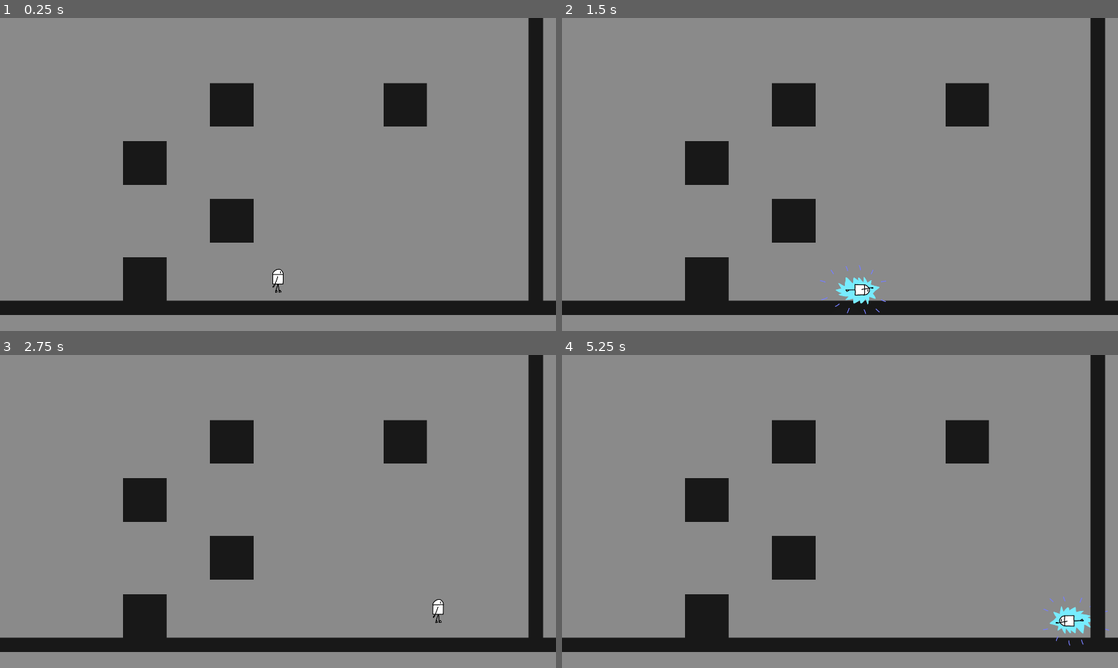
Above: before the commit, frames 1-4 (two rows, left to right).
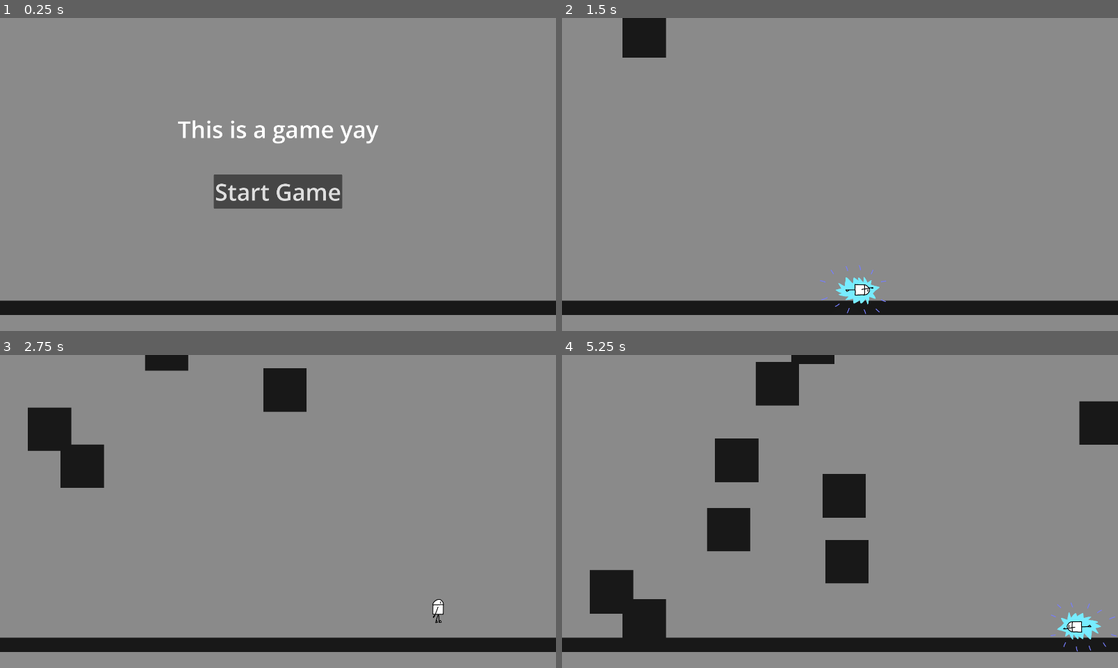
Above: after the commit, the same moments.

Repository: JueSung/holes_in_the_wall
Game: Godot game, scene res://main.tscn
Two runs of this game, one before a commit and one after it. Both use one fixed random seed, a clock stepped at 60 frames per second and the inputs below.
Inputs (mouse positions are in pixels of both pictures, inside the frame that each line leads up to):
- Up to frame 1 (0.25 s): no input
- Up to frame 2 (1.5 s): click (840, 190) at 0.5 s, where only the run after the commit has a clickable "Start Game"; hold D (right) from 1.28 s (still down); tap Tab (dash) at 1.35 s
- Up to frame 3 (2.75 s): keep holding D (right); tap W (up) at 1.52, 2.27 s; tap Tab (dash) at 2.1 s
- Up to frame 4 (5.25 s): release D (right) at 2.78 s; hold A (left) 2.78-3.53 s; tap Tab (dash) every 0.75 s from 2.85 to 5.1 s; hold D (right) 3.53-5.03 s; tap W (up) at 3.77, 4.52 s; hold A (left) from 5.03 s (still down)

The runs differ from the first frame. In frame 1, 11% of the frame differs, in the area x 22-98%, y 0-91%; in frame 2, 9.0%; in frame 3, 12%; in frame 4, 16%, in the area x 5-100%, y 0-95%.

Commit message:
some animation bugs, basic upward movement game, EXPORT

Diff:
--- a/main.gd
+++ b/main.gd
@@ -7,6 +7,7 @@
 var objects : Array = []
 
 func _ready():
+	set_physics_process(false)
 	# set floor
 	var floor_rect = RectangleShape2D.new()
 	floor_rect.size = Vector2(2000, 50)
@@ -19,99 +20,125 @@
 
 	# set player - TODO move to start_game()
 	player = load("res://player.tscn").instantiate()
-	player.global_position = Vector2(1920/2., 900)
+	player.global_position = Vector2(-200., -200.)
+	player.set_physics_process(false)
 	add_child(player)
 
 
 
 	# temp object
-	var temp_obj = load("res://object.tscn").instantiate()
-	var rect = RectangleShape2D.new()
-	rect.size = Vector2(150,150)
-	temp_obj.get_node("CollisionShape2D").shape = rect
-	temp_obj.global_position = Vector2(500,900)
-	temp_obj.get_node("TextureRect").size = Vector2(150,150)
-	temp_obj.get_node("TextureRect").position = Vector2(-75,-75)
-	add_child(temp_obj)
+	# var temp_obj = load("res://object.tscn").instantiate()
+	# var rect = RectangleShape2D.new()
+	# rect.size = Vector2(150,150)
+	# temp_obj.get_node("CollisionShape2D").shape = rect
+	# temp_obj.global_position = Vector2(700,300)
+	# temp_obj.get_node("TextureRect").size = Vector2(150,150)
+	# temp_obj.get_node("TextureRect").position = Vector2(-75,-75)
+	# add_child(temp_obj)
 
-	temp_obj = load("res://object.tscn").instantiate()
-	rect = RectangleShape2D.new()
-	rect.size = Vector2(150,150)
-	temp_obj.get_node("CollisionShape2D").shape = rect
-	temp_obj.global_position = Vector2(800,700)
-	temp_obj.get_node("TextureRect").size = Vector2(150,150)
-	temp_obj.get_node("TextureRect").position = Vector2(-75,-75)
-	add_child(temp_obj)
+	# temp_obj = load("res://object.tscn").instantiate()
+	# rect = RectangleShape2D.new()
+	# rect.size = Vector2(150,150)
+	# temp_obj.get_node("CollisionShape2D").shape = rect
+	# temp_obj.global_position = Vector2(900,1000)
+	# temp_obj.get_node("TextureRect").size = Vector2(150,150)
+	# temp_obj.get_node("TextureRect").position = Vector2(-75,-75)
+	# add_child(temp_obj)
 
-	temp_obj = load("res://object.tscn").instantiate()
-	rect = RectangleShape2D.new()
-	rect.size = Vector2(150,150)
-	temp_obj.get_node("CollisionShape2D").shape = rect
-	temp_obj.global_position = Vector2(500,500)
-	temp_obj.get_node("TextureRect").size = Vector2(150,150)
-	temp_obj.get_node("TextureRect").position = Vector2(-75,-75)
-	add_child(temp_obj)
+	# temp_obj = load("res://object.tscn").instantiate()
+	# rect = RectangleShape2D.new()
+	# rect.size = Vector2(150,150)
+	# temp_obj.get_node("CollisionShape2D").shape = rect
+	# temp_obj.global_position = Vector2(1400,700)
+	# temp_obj.get_node("TextureRect").size = Vector2(150,150)
+	# temp_obj.get_node("TextureRect").position = Vector2(-75,-75)
+	# add_child(temp_obj)
 
-	temp_obj = load("res://object.tscn").instantiate()
-	rect = RectangleShape2D.new()
-	rect.size = Vector2(150,150)
-	temp_obj.get_node("CollisionShape2D").shape = rect
-	temp_obj.global_position = Vector2(800,300)
-	temp_obj.get_node("TextureRect").size = Vector2(150,150)
-	temp_obj.get_node("TextureRect").position = Vector2(-75,-75)
-	add_child(temp_obj)
+	# temp_obj = load("res://object.tscn").instantiate()
+	# rect = RectangleShape2D.new()
+	# rect.size = Vector2(150,150)
+	# temp_obj.get_node("CollisionShape2D").shape = rect
+	# temp_obj.global_position = Vector2(900,500)
+	# temp_obj.get_node("TextureRect").size = Vector2(150,150)
+	# temp_obj.get_node("TextureRect").position = Vector2(-75,-75)
+	# add_child(temp_obj)
 
-	temp_obj = load("res://object.tscn").instantiate()
-	rect = RectangleShape2D.new()
-	rect.size = Vector2(150,150)
-	temp_obj.get_node("CollisionShape2D").shape = rect
-	temp_obj.global_position = Vector2(1400,300)
-	temp_obj.get_node("TextureRect").size = Vector2(150,150)
-	temp_obj.get_node("TextureRect").position = Vector2(-75,-75)
-	add_child(temp_obj)
+	# temp_obj = load("res://object.tscn").instantiate()
+	# rect = RectangleShape2D.new()
+	# rect.size = Vector2(150,150)
+	# temp_obj.get_node("CollisionShape2D").shape = rect
+	# temp_obj.global_position = Vector2(1400,300)
+	# temp_obj.get_node("TextureRect").size = Vector2(150,150)
+	# temp_obj.get_node("TextureRect").position = Vector2(-75,-75)
+	# add_child(temp_obj)
 
-	temp_obj = load("res://object.tscn").instantiate()
-	rect = RectangleShape2D.new()
-	rect.size = Vector2(50,1000)
-	temp_obj.get_node("CollisionShape2D").shape = rect
-	temp_obj.global_position = Vector2(1850,500)
-	temp_obj.get_node("TextureRect").size = Vector2(50,1000)
-	temp_obj.get_node("TextureRect").position = Vector2(-25,-500)
-	add_child(temp_obj)
+	# temp_obj = load("res://object.tscn").instantiate()
+	# rect = RectangleShape2D.new()
+	# rect.size = Vector2(50,1000)
+	# temp_obj.get_node("CollisionShape2D").shape = rect
+	# temp_obj.global_position = Vector2(1850,500)
+	# temp_obj.get_node("TextureRect").size = Vector2(50,1000)
+	# temp_obj.get_node("TextureRect").position = Vector2(-25,-500)
+	# add_child(temp_obj)
+
+
+var five_seconds = 5.
+var total_time = 0.0
+func _physics_process(delta: float) -> void:
+	total_time += delta
+
+	five_seconds -= delta
+	if five_seconds <= 0:
+		$Floor/CollisionShape2D.disabled = true
+		$Floor.visible = false
+
+	timer -= delta
+	if timer <= 0:
+		timer = .5 + int(total_time/5.) * 0.1
+	else:
+		return
+
+	var obj_inst = preload("res://object.tscn").instantiate()
+
+
+	obj_inst.get_node("CollisionShape2D").shape = RectangleShape2D.new()
+	obj_inst.get_node("CollisionShape2D").shape.size = Vector2(150, 150)
+	obj_inst.get_node("TextureRect").size = Vector2(150, 150)
+	obj_inst.get_node("TextureRect").position = Vector2(-75, -75)
+	obj_inst.global_position = Vector2(randf() * 1920, -200)
+	obj_inst.linear_velocity = Vector2(0, 300)
+
+	objects.append(obj_inst)
+
+	add_child(obj_inst)
 
 
 
-# func _physics_process(delta: float) -> void:
-# 	timer -= delta
-# 	if timer <= 0:
-# 		timer = .025
-# 	else:
-# 		return
+	if player.global_position.y >= 1300:
+		end_game()
 
-# 	var num_times = 1
-# 	for i in range(num_times):
-# 			# spawn object along top
-# 			var obj_inst = preload("res://object.tscn").instantiate()
-# 			var dim = Vector2(int(randf() * 150 + 10), int(randf() * 150 + 10))
 
-# 			obj_inst.get_node("CollisionShape2D").shape = RectangleShape2D.new()
-# 			obj_inst.get_node("CollisionShape2D").shape.size.x = dim.x
-# 			obj_inst.get_node("CollisionShape2D").shape.size.y = dim.y
-# 			obj_inst.get_node("TextureRect").size = dim
-# 			obj_inst.get_node("TextureRect").position = dim / -2.
-# 			var side = int(randf() * 2)
-# 			var speed = randf() * 1000 + 300
-# 			#obj_inst.setUp(side)
-# 			match side:
-# 				0: # bottom
-# 					obj_inst.linear_velocity = speed * Vector2(0, -1)
-# 					obj_inst.global_position = Vector2(randf() * 1920 * 2, 1200)
-# 				1: # left
-# 					obj_inst.linear_velocity = speed * Vector2(1, 0)
-# 					obj_inst.global_position = Vector2(-200, randf() * 1920 * 2)
-# 				2: # right
-# 					obj_inst.linear_velocity = speed * Vector2(-1, 0)
-# 					obj_inst.global_position = Vector2(1920 * 2 + 200, randf() * 1920 * 2)
-# 			objects.append(obj_inst)
 
-# 			add_child(obj_inst)
+func end_game():
+	$HUD.visible = true
+	set_physics_process(false)
+	player.set_physics_process(false)
+	$HUD/Label.text = "You died L"
+	for i in range(len(objects)):
+		if is_instance_valid(objects[i]):
+			objects[i].queue_free()
+	objects = []
+
+func start_game():
+	$HUD.visible = false
+	$Floor/CollisionShape2D.disabled = false
+	$Floor.visible = true
+	player.global_position = Vector2(1920/2., 900)
+	player.set_physics_process(true)
+	five_seconds = 5.
+	total_time = 0.0
+	set_physics_process(true)
+
+func remove_object(obj):
+	objects.erase(obj)
+	obj.queue_free()
--- a/main.tscn
+++ b/main.tscn
@@ -7,3 +7,23 @@
 script = ExtResource("1_ig7tw")
 
 [node name="Floor" parent="." unique_id=117271720 instance=ExtResource("2_0xm2m")]
+
+[node name="HUD" type="CanvasLayer" parent="." unique_id=807961327]
+
+[node name="Start" type="Button" parent="HUD" unique_id=455966385]
+offset_left = 738.0
+offset_top = 540.0
+offset_right = 1182.0
+offset_bottom = 658.0
+theme_override_font_sizes/font_size = 80
+text = "Start Game"
+
+[node name="Label" type="Label" parent="HUD" unique_id=792982399]
+offset_left = 614.0
+offset_top = 328.0
+offset_right = 1307.0
+offset_bottom = 438.0
+theme_override_font_sizes/font_size = 80
+text = "This is a game yay"
+
+[connection signal="pressed" from="HUD/Start" to="." method="start_game"]
--- /dev/null
+++ b/object.gd
@@ -0,0 +1,7 @@
+extends RigidBody2D
+
+
+
+func _physics_process(_delta: float) -> void:
+    if global_position.y > 1300:
+        get_parent().remove_object(self)
--- a/object.tscn
+++ b/object.tscn
@@ -1,4 +1,6 @@
 [gd_scene format=3 uid="uid://vhqsw8dnxjbh"]
+
+[ext_resource type="Script" uid="uid://ch368hy3c3gsp" path="res://object.gd" id="1_l2ofb"]
 
 [sub_resource type="RectangleShape2D" id="RectangleShape2D_rfk7t"]
 
@@ -6,6 +8,7 @@
 disable_mode = 1
 collision_mask = 0
 gravity_scale = 0.0
+script = ExtResource("1_l2ofb")
 
 [node name="CollisionShape2D" type="CollisionShape2D" parent="." unique_id=2022805812]
 shape = SubResource("RectangleShape2D_rfk7t")
--- a/player.gd
+++ b/player.gd
@@ -39,7 +39,8 @@
 var COYOTE_TIME_POST_DASH := 0.1 # for after dashing, need a bit more maybe keep TODO
 var coyote_timer := 0.
 
-var prev_dir := Vector2i(0,0) # for animation stuff
+var prev_nonzero_dir := Vector2i(0,0) # for animation stuff (specifically nonzero for horizontal)
+var prev_dir := Vector2i(0,0) # actual prev_dir
 var prev_velocity := Vector2(0,0)
 var land_finished := true # for moving from animation "land" to "idle" or "run"
 const LAND_SPEED_THRESHOLD := 800. # vertical speed cutoff to run "land" animation
@@ -90,7 +91,7 @@
 			coyote_timer = COYOTE_TIME_POST_DASH
 			dash_cooldown_timer = DASH_COOLDOWN
 
-			set_animation("idle" if is_on_floor() else "jump", Vector2.ZERO)
+			set_animation("idle" if is_on_floor() else "jump", prev_nonzero_dir)
 
 	if coyote_timer > 0:
 		coyote_timer -= delta
@@ -262,23 +263,25 @@
 	# 	"wall_clutch":
 	# 		$AnimatedSprite2D.scale = Vector2(0.1 * (1 - abs(velocity.y/6000.)), 0.1 * (1+abs(velocity.y / 6000.)))
 
-	if !dashing && !dash_pause_timer > 0 && dir.x != prev_dir.x:
+	if !dashing && !dash_pause_timer > 0 && dir.x != prev_nonzero_dir.x:
 		set_animation("", dir)
+	if dir.x != 0:
+		prev_nonzero_dir = dir
+	prev_velocity = velocity
 	prev_dir = dir
-	prev_velocity = velocity
 	move_and_slide()
 
 
 
 # dir is vector describing direction looking rn
 func set_animation(animation_name, dir):
+
 	var animatedSprite2D = $AnimatedSprite2D
 	if animatedSprite2D.animation == animation_name:
 		return
 	animatedSprite2D.rotation = 0
 	if animation_name == "": # prob for setting dir or something
 		animation_name = animatedSprite2D.animation
-
 	match animation_name:
 		"idle":
 			if animatedSprite2D.animation == "land" && !land_finished:
@@ -383,9 +386,9 @@
 		return
 	land_finished = true
 	if prev_dir.x != 0:
-		set_animation("idle", prev_dir)
+		set_animation("idle", prev_nonzero_dir)
 	else:
-		set_animation("run", prev_dir)
+		set_animation("run", prev_nonzero_dir)
 
 
 # for testing
--- a/player.tscn
+++ b/player.tscn
@@ -98,7 +98,7 @@
 }],
 "loop": false,
 "name": &"land",
-"speed": 30.0
+"speed": 29.0
 }, {
 "frames": [{
 "duration": 1.0,
Not shown, added: docs/index.apple-touch-icon.png.import
Not shown, added: docs/index.icon.png.import
Not shown, added: docs/index.png.import
Not shown, added: object.gd.uid
Not shown, changed: docs/index.html
Not shown, changed: docs/index.pck
